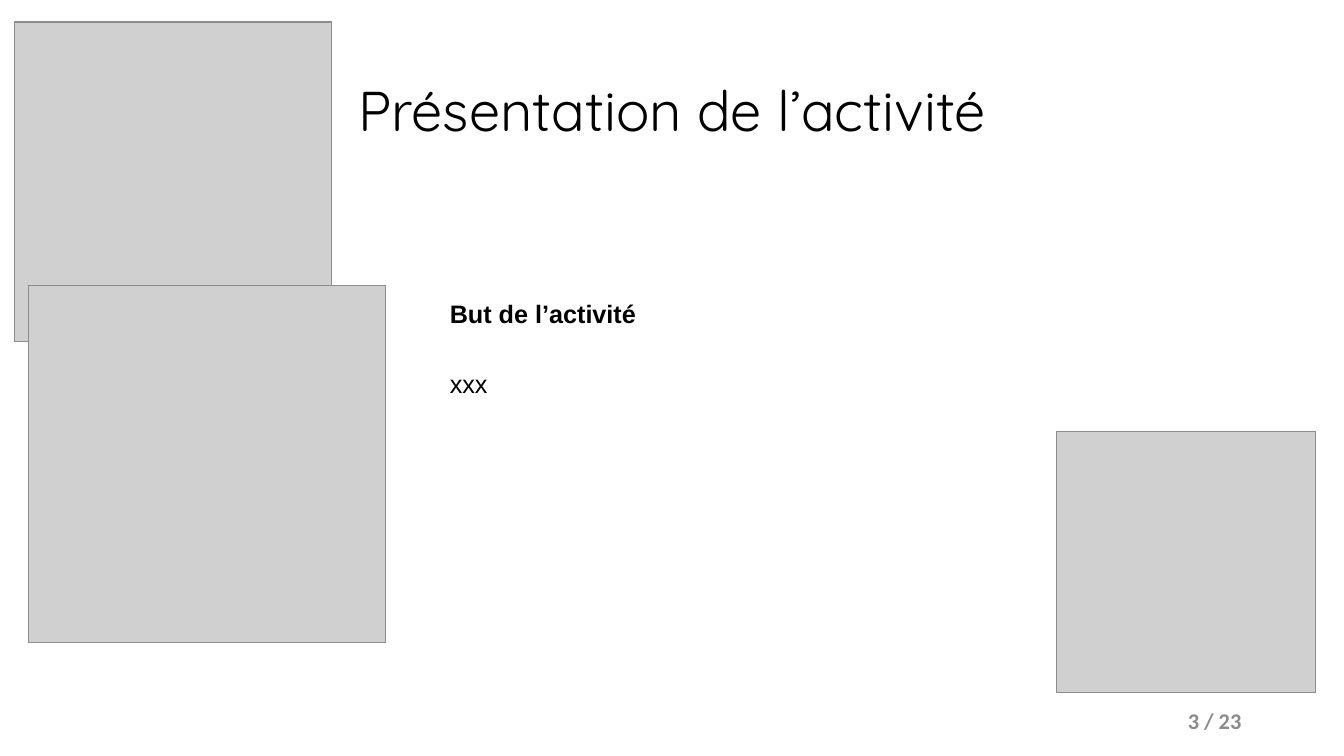
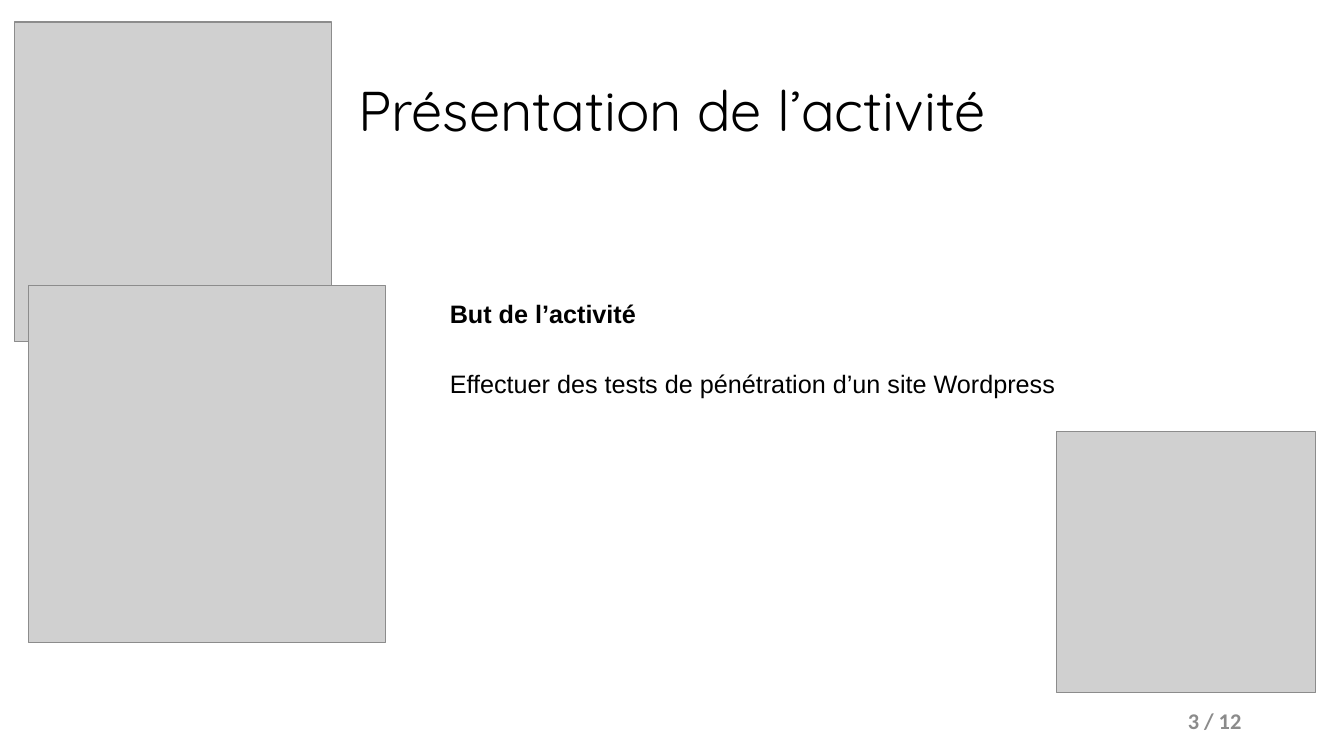
Before and after one commit to Darylabrador/cybersecurite, a slide deck: slide 3 of 0-PRESENTATION_POWERPOINT/presentation_secu_wordpress.pptx. Drawn at 1344x756 pixels with LibreOffice and Linux fonts; fonts in the diff are those of the drawing; grey boxes stand for pictures. Boxes give left, top, right and bottom in pixels: in the first picture for what was removed or moved away, otherwise in the second. Text is boxed around its words. In the diff, an @@ line names an element or a change of style, - is before the commit and + after.

```diff
--- a/0-PRESENTATION_POWERPOINT/presentation_secu_wordpress.pptx
+++ b/0-PRESENTATION_POWERPOINT/presentation_secu_wordpress.pptx
@@ text at (450, 374, 1055, 399): text changed @@
-xxx
+Effectuer des tests de pénétration d’un site Wordpress
@@ page number at (1188, 714, 1242, 729): text changed @@
-3 / 23
+3 / 12
```
Also in this commit, not shown: 3 other slides changed, 7 slides added, 2 slides removed, 7 other files.
